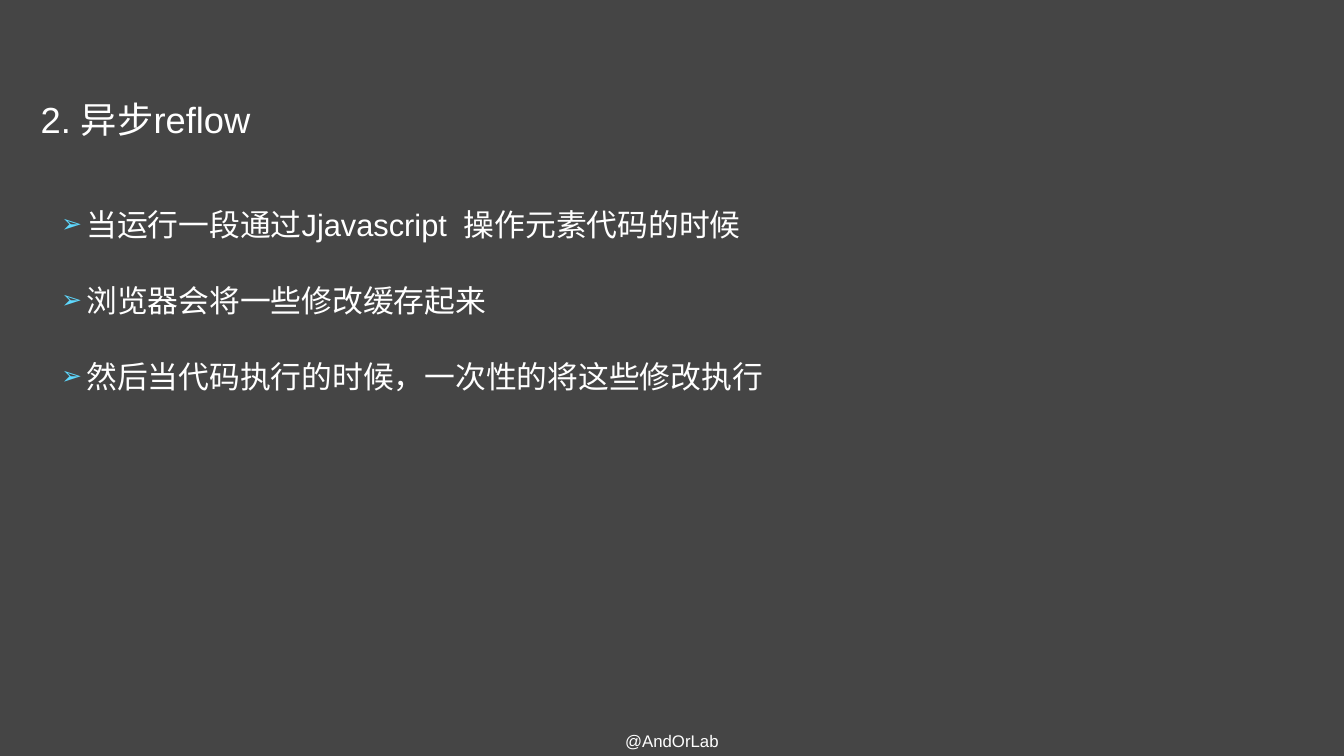
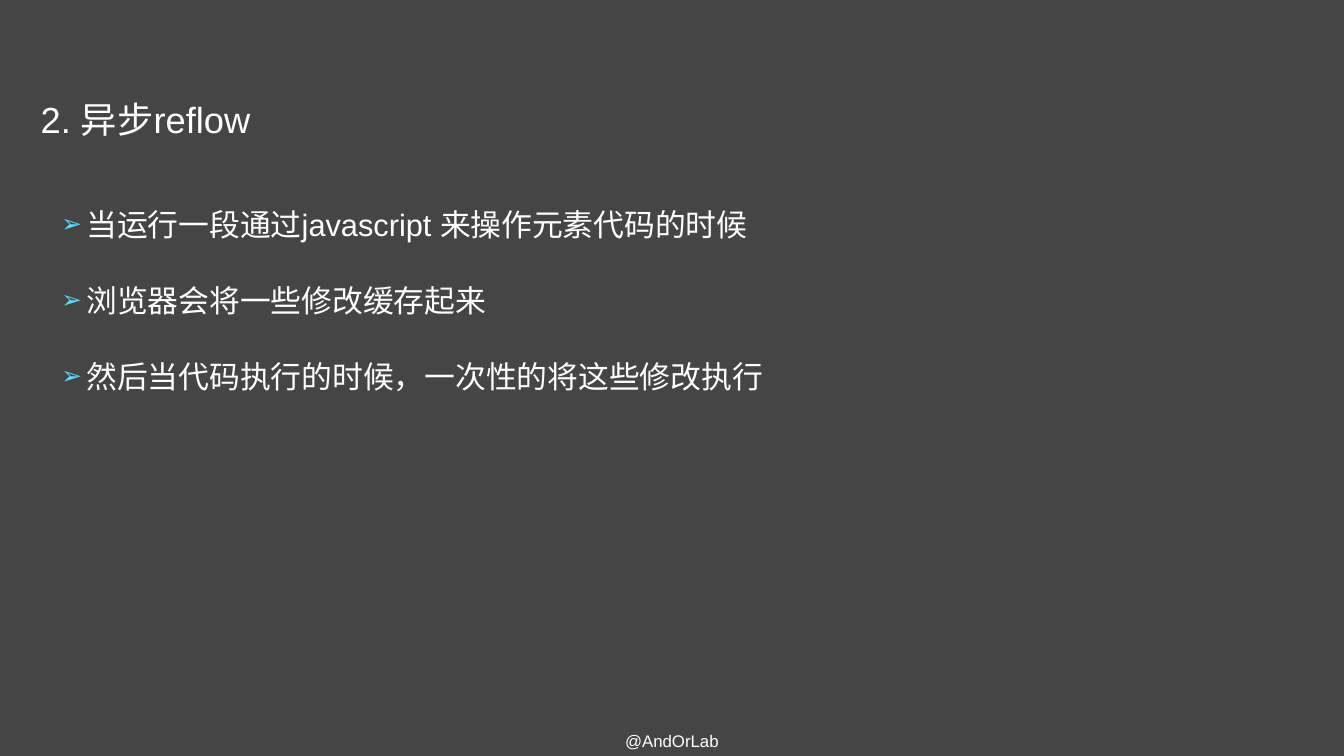
Before and after one commit to AndorLab/TodoList, a slide deck: slide 34 of contents/2018-10-31-王志强/性能优化之页面渲染.pptx. Drawn at 1344x756 pixels with LibreOffice and Linux fonts; fonts in the diff are those of the drawing. Boxes give left, top, right and bottom in pixels: in the first picture for what was removed or moved away, otherwise in the second. Text is boxed around its words. In the diff, an @@ line names an element or a change of style, - is before the commit and + after.

```diff
--- a/contents/2018-10-31-王志强/性能优化之页面渲染.pptx
+++ b/contents/2018-10-31-王志强/性能优化之页面渲染.pptx
@@ text at <box>86,210,747,243</box>: text changed @@
-➢ 当运行一段通过Jjavascript 操作元素代码的时候
+➢ 当运行一段通过javascript 来操作元素代码的时候
```
Also in this commit, not shown: 6 other slides changed.
